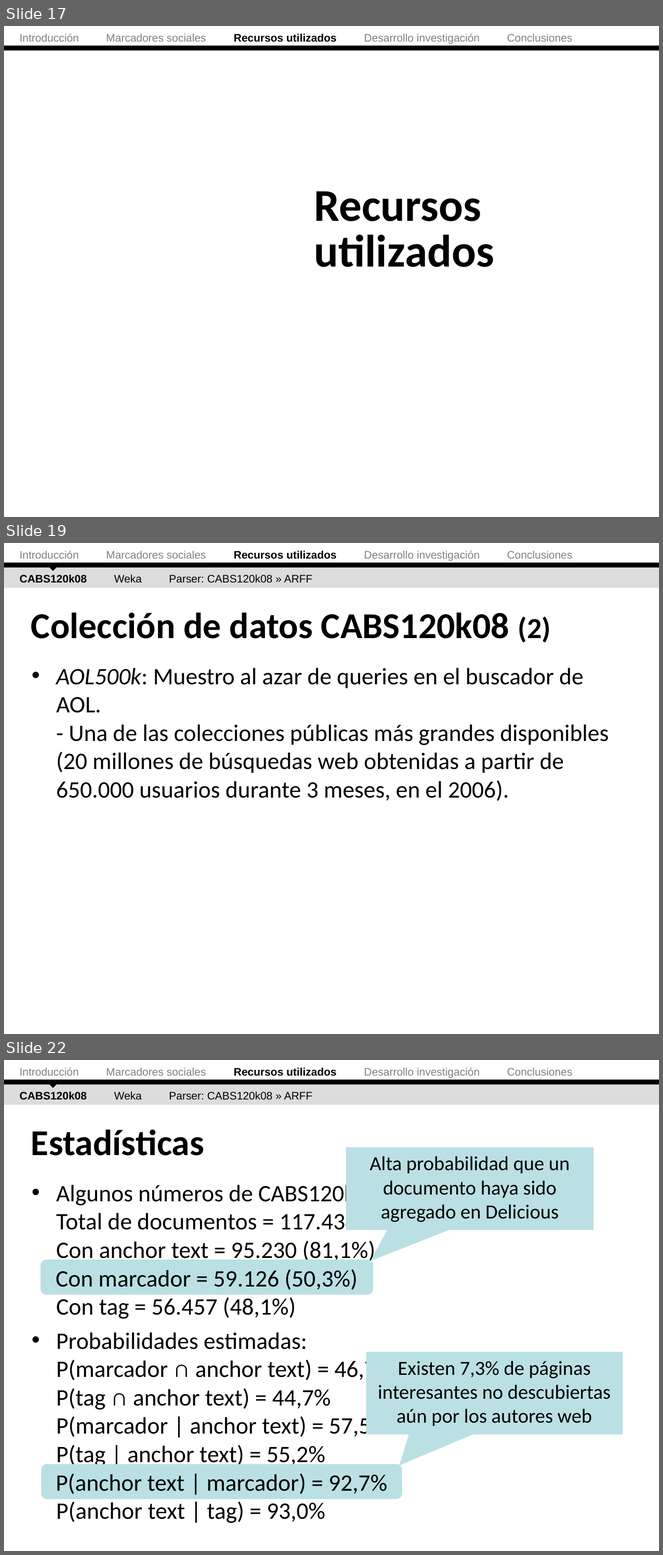
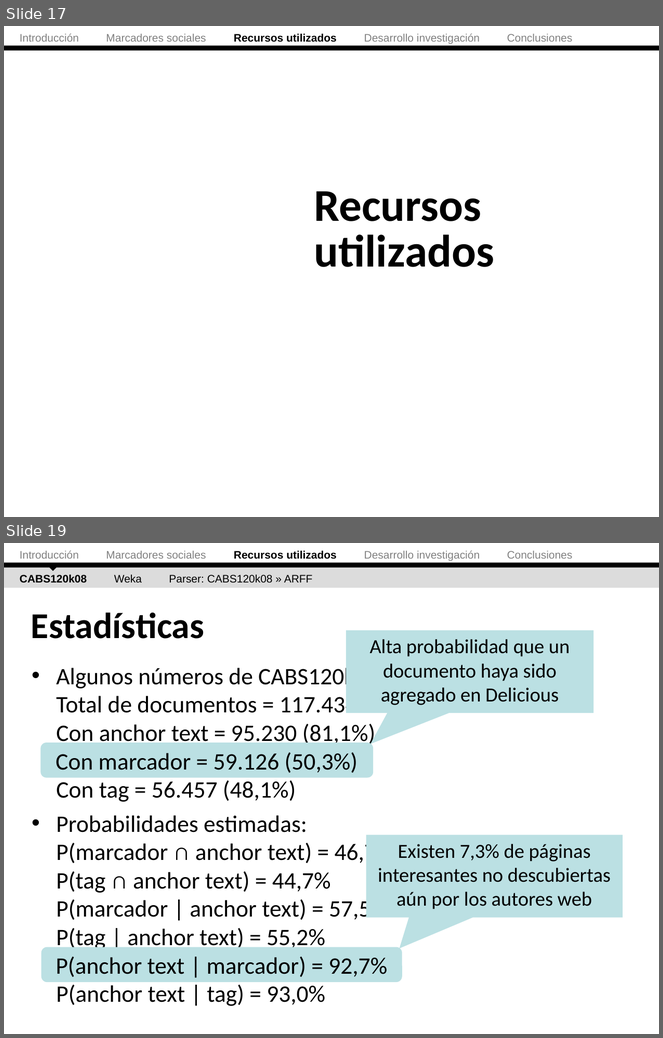
Before and after one commit to ak907kenai/nicotournetesis, a slide deck: docs_trunk/Nicolás Tourné - Presentación Tesis (v2).ppt. Shown one above the other, each under a label of ours: slides 17, 19 and 22 before the commit, slides 17 and 19 after it; the slides between them are not shown. The pictures are 663x1555 and 663x1038 pixels, drawn with LibreOffice and Linux fonts; fonts in the diff are those of the drawing. Boxes give left, top, right and bottom in pixels: in the first picture for what was removed or moved away, otherwise in the second. Text is boxed around its words. In the diff, an @@ line names an element or a change of style, - is before the commit and + after.

```diff
--- a/docs_trunk/Nicolás Tourné - Presentación Tesis (v2).ppt
+++ b/docs_trunk/Nicolás Tourné - Presentación Tesis (v2).ppt
@@ slide 19 removed at (x1=4, y1=543, x2=659, y2=1034), background #FFFFFF @@
@@ text removed at (x1=20, y1=550, x2=573, y2=561) @@
-Introducción Marcadores sociales Recursos utilizados Desarrollo investigación Conclusiones
@@ right triangle removed at (x1=46, y1=557, x2=61, y2=572) @@
@@ rectangle removed at (x1=4, y1=567, x2=659, y2=588) @@
@@ rectangle removed at (x1=4, y1=563, x2=659, y2=568) @@
@@ text removed at (x1=20, y1=574, x2=313, y2=583) @@
-CABS120k08 Weka Parser: CABS120k08 » ARFF
@@ title removed at (x1=31, y1=613, x2=551, y2=643) @@
-Colección de datos CABS120k08 (2)
@@ text removed at (x1=56, y1=668, x2=609, y2=801) @@
-• AOL500k: Muestro al azar de queries en el buscador de AOL.
-  - Una de las colecciones públicas más grandes disponibles (20 millones de búsquedas web obtenidas a partir de 650.000 usuarios durante 3 meses, en el 2006).
@@ what was slide 22 is now slide 19 @@
```
Also in this commit, not shown: 20 slides changed, 2 other slides removed.
